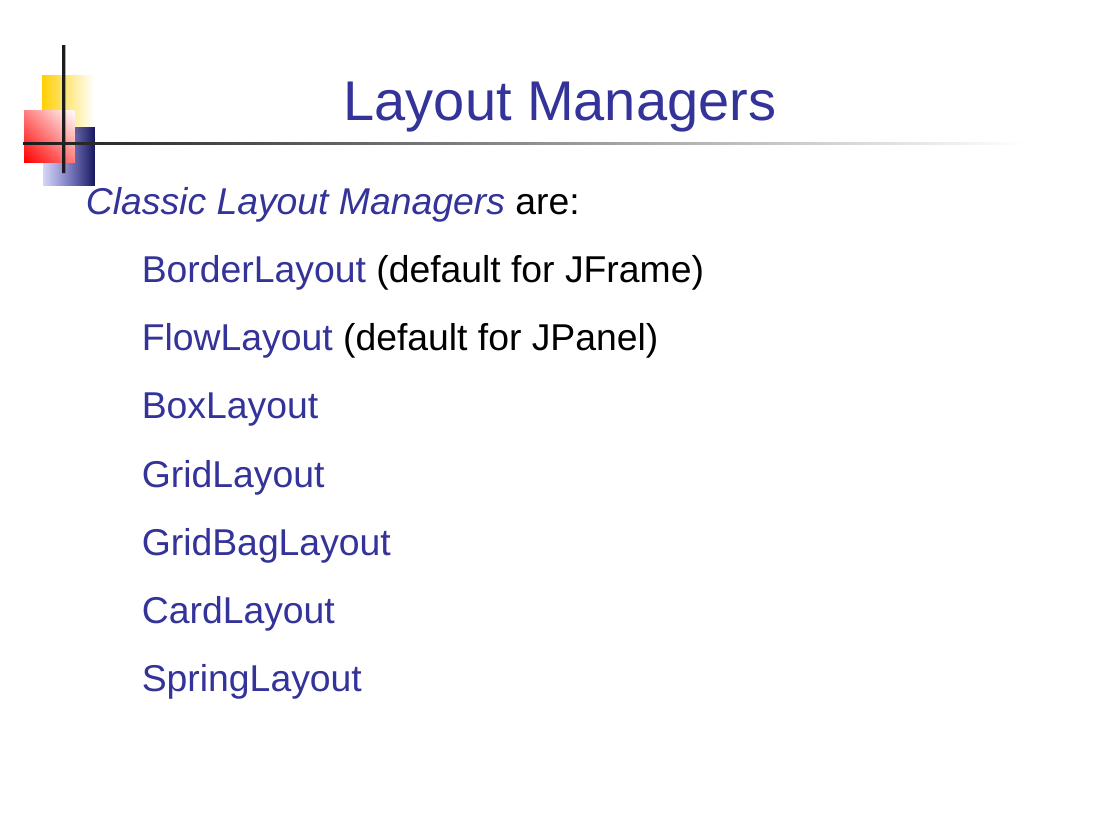
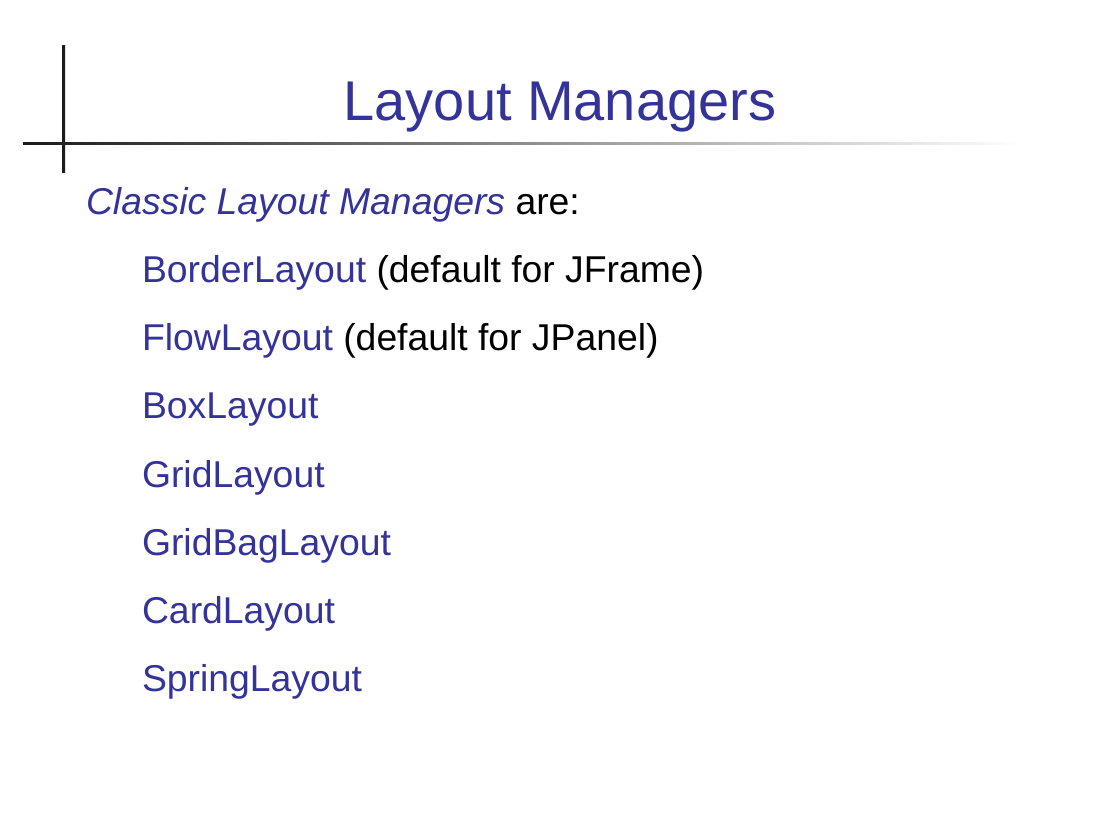
Before and after one commit to skeoop/skeoop.github.io, a slide deck: slide 4 of week7/Graphics-2-Layouts.ppt. Drawn at 1120x840 pixels with LibreOffice and Linux fonts; fonts in the diff are those of the drawing. Boxes give left, top, right and bottom in pixels: in the first picture for what was removed or moved away, otherwise in the second. Text is boxed around its words. In the diff, an @@ line names an element or a change of style, - is before the commit and + after.

```diff
--- a/week7/Graphics-2-Layouts.ppt
+++ b/week7/Graphics-2-Layouts.ppt
@@ rectangle removed at bbox=[41, 75, 94, 133] @@
@@ rectangle removed at bbox=[25, 111, 75, 162] @@
@@ rectangle removed at bbox=[44, 128, 94, 186] @@
```
Also in this commit, not shown: 17 other slides changed, 8 other files.
